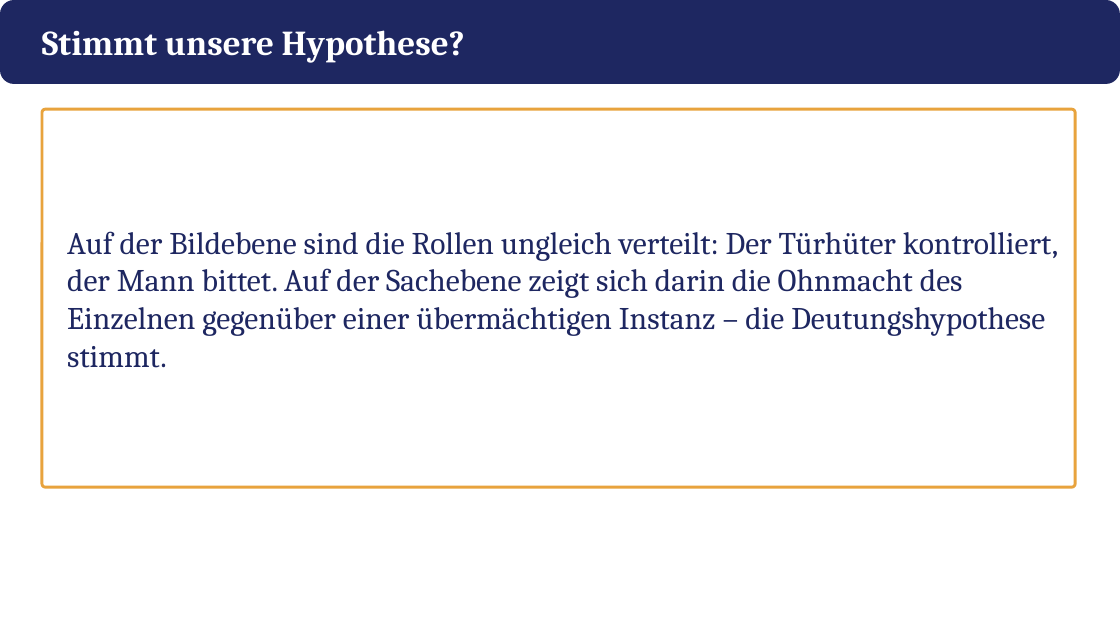
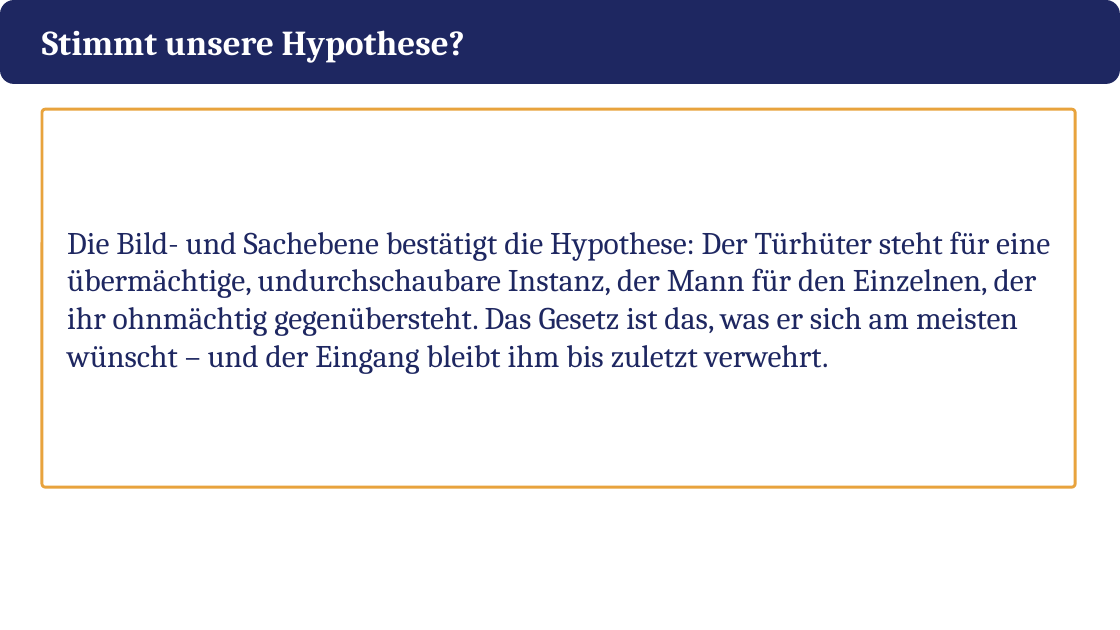
Before and after one commit to golzkonstantin-gif/Schule, a slide deck: slide 19 of Deutsch_11/Kafka_Vor_dem_Gesetz/Macht_Ohnmacht/Praesentation_Macht_Ohnmacht.pptx. Drawn at 1120x630 pixels with LibreOffice and Linux fonts; fonts in the diff are those of the drawing. Boxes give left, top, right and bottom in pixels: in the first picture for what was removed or moved away, otherwise in the second. Text is boxed around its words. In the diff, an @@ line names an element or a change of style, - is before the commit and + after.

```diff
--- a/Deutsch_11/Kafka_Vor_dem_Gesetz/Macht_Ohnmacht/Praesentation_Macht_Ohnmacht.pptx
+++ b/Deutsch_11/Kafka_Vor_dem_Gesetz/Macht_Ohnmacht/Praesentation_Macht_Ohnmacht.pptx
@@ text at bbox=[67, 231, 1050, 374]: text changed @@
-Auf der Bildebene sind die Rollen ungleich verteilt: Der Türhüter kontrolliert, der Mann bittet. Auf der Sachebene zeigt sich darin die Ohnmacht des Einzelnen gegenüber einer übermächtigen Instanz – die Deutungshypothese stimmt.
+Die Bild- und Sachebene bestätigt die Hypothese: Der Türhüter steht für eine übermächtige, undurchschaubare Instanz, der Mann für den Einzelnen, der ihr ohnmächtig gegenübersteht. Das Gesetz ist das, was er sich am meisten wünscht – und der Eingang bleibt ihm bis zuletzt verwehrt.
```
Also in this commit, not shown: 2 other slides changed, 8 other files.
